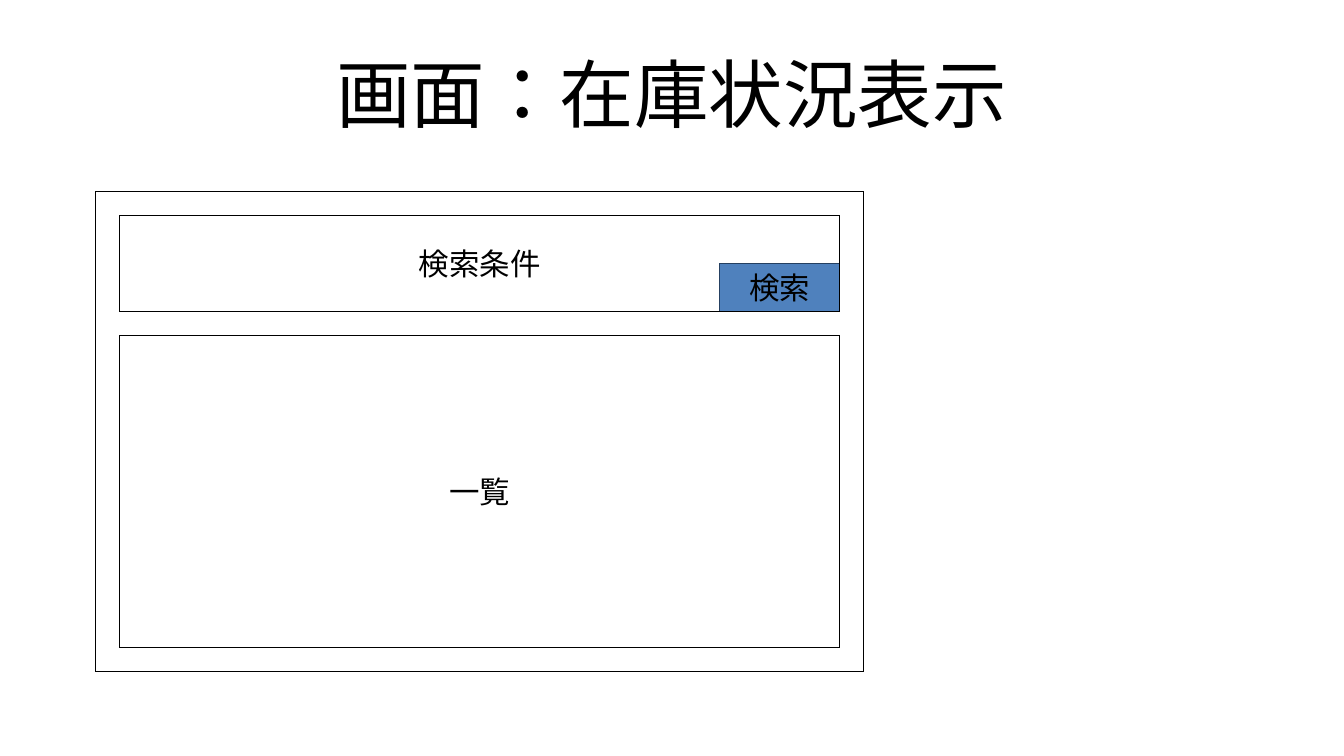
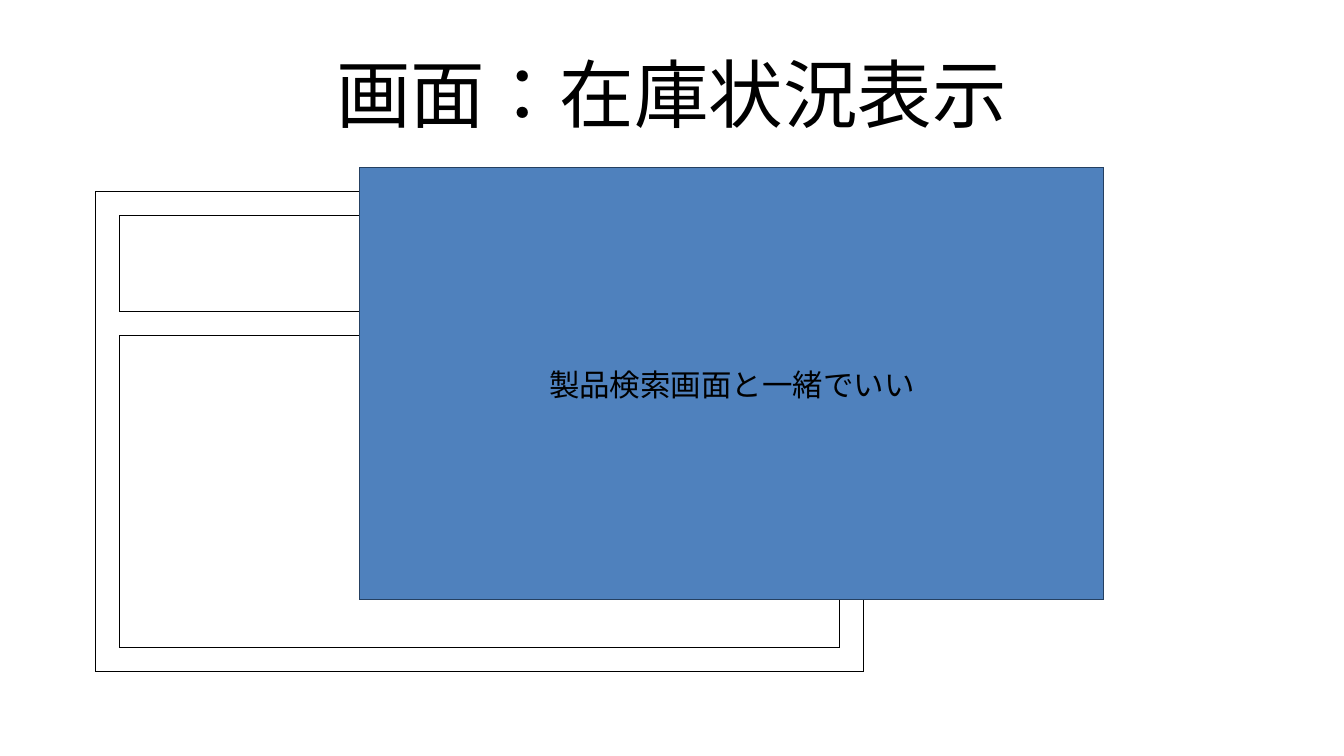
Before and after one commit to roja1988/88_WorkProduct, a slide deck: slide 16 of document/制作物_案.pptx. Drawn at 1344x756 pixels with LibreOffice and Linux fonts; fonts in the diff are those of the drawing. Boxes give left, top, right and bottom in pixels: in the first picture for what was removed or moved away, otherwise in the second. Text is boxed around its words. In the diff, an @@ line names an element or a change of style, - is before the commit and + after.

Commit message:
各画面の機能を洗い出し

```diff
--- a/document/制作物_案.pptx
+++ b/document/制作物_案.pptx
@@ rectangle added at (360,168,1104,600), fill #4F81BD, outline #254061 0 pt, 18 pt, text #000000 @@
+製品検索画面と一緒でいい
@@ text in rectangle at (419,249,541,278): text removed @@
-検索条件
@@ rectangle removed at (721,265,840,312) @@
-検索
@@ text in rectangle at (449,477,510,506): text removed @@
-一覧
```
Also in this commit, not shown: 3 other slides changed, 2 other files.
